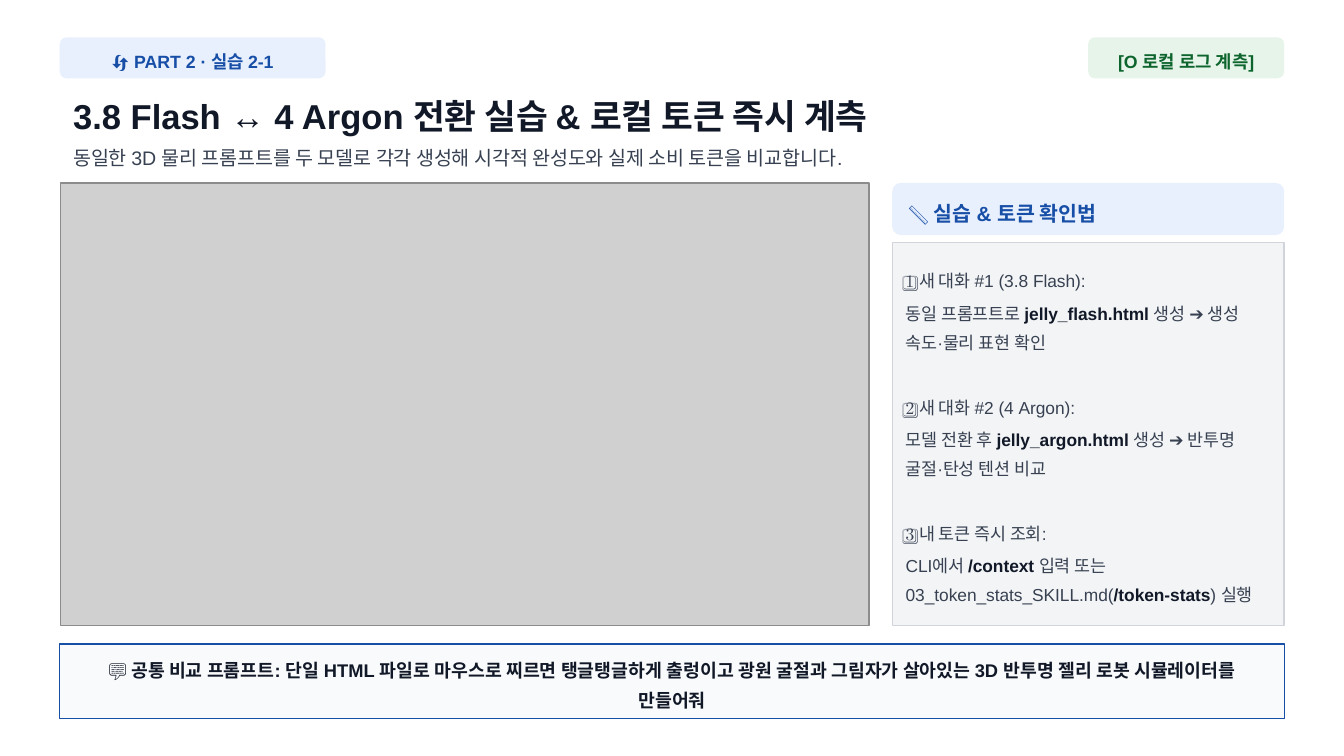
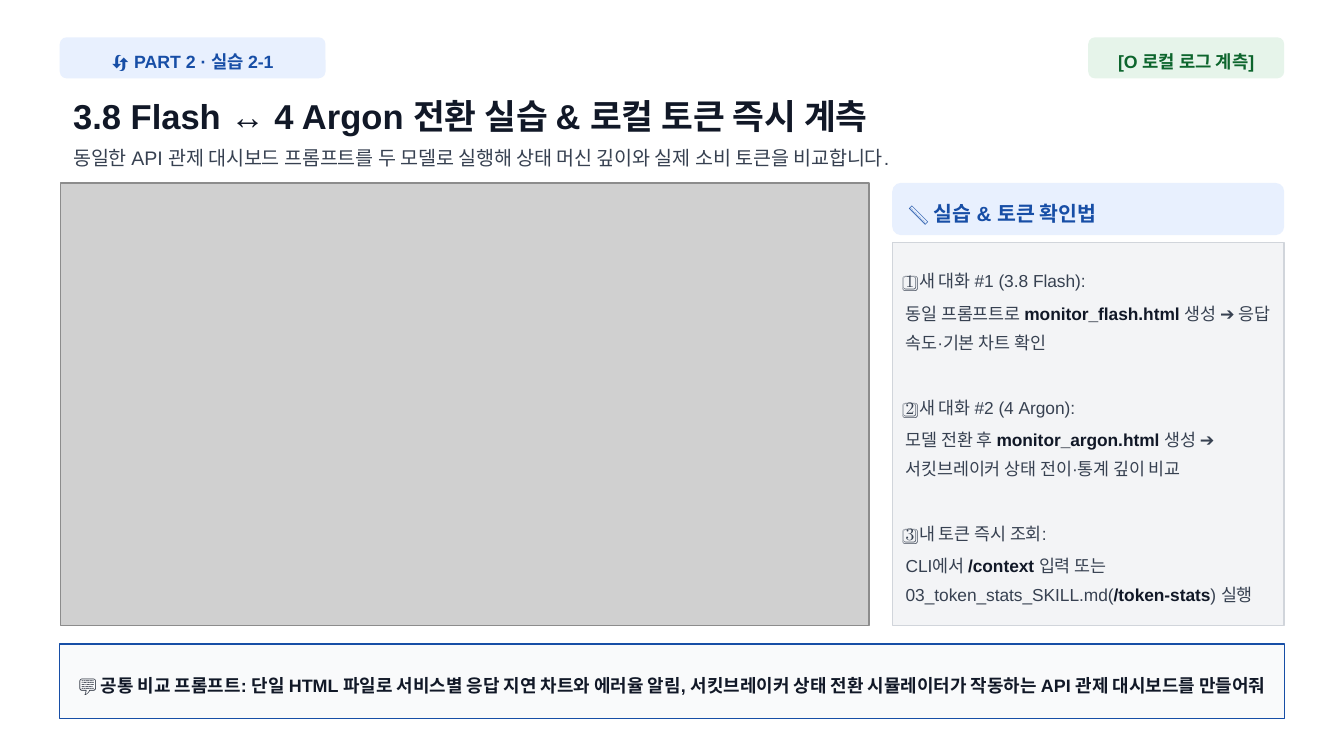
Before and after one commit to gorock-afk/antigravity_dev_handson_lab, a slide deck: slide 11 of AGY_Dev_Workshop_Slides.pptx. Drawn at 1344x756 pixels with LibreOffice and Linux fonts; fonts in the diff are those of the drawing; grey boxes stand for pictures. Boxes give left, top, right and bottom in pixels: in the first picture for what was removed or moved away, otherwise in the second. Text is boxed around its words. In the diff, an @@ line names an element or a change of style, - is before the commit and + after.

Commit message:
Update Antigravity & Gemini 4 Argon hands-on workshop portal

```diff
--- a/AGY_Dev_Workshop_Slides.pptx
+++ b/AGY_Dev_Workshop_Slides.pptx
@@ text at box(73, 148, 889, 167): text changed @@
-동일한 3D 물리 프롬프트를 두 모델로 각각 생성해 시각적 완성도와 실제 소비 토큰을 비교합니다.
+동일한 API 관제 대시보드 프롬프트를 두 모델로 실행해 상태 머신 깊이와 실제 소비 토큰을 비교합니다.
@@ text in rectangle at box(906, 305, 1270, 351): text changed @@
-동일 프롬프트로 jelly_flash.html 생성 ➔ 생성 속도·물리 표현 확인
+동일 프롬프트로 monitor_flash.html 생성 ➔ 응답 속도·기본 차트 확인
@@ text in rectangle at box(906, 431, 1196, 477): text changed @@
-모델 전환 후 jelly_argon.html 생성 ➔ 반투명 굴절·탄성 텐션 비교
+모델 전환 후 monitor_argon.html 생성 ➔ 서킷브레이커 상태 전이·통계 깊이 비교
@@ text in rectangle at box(101, 677, 1265, 695): text changed; size 9.8 to 9.6 pt @@
-💬 공통 비교 프롬프트: 단일 HTML 파일로 마우스로 찌르면 탱글탱글하게 출렁이고 광원 굴절과 그림자가 살아있는 3D 반투명 젤리 로봇 시뮬레이터를 만들어줘
+💬 공통 비교 프롬프트: 단일 HTML 파일로 서비스별 응답 지연 차트와 에러율 알림, 서킷브레이커 상태 전환 시뮬레이터가 작동하는 API 관제 대시보드를 만들어줘
```
Also in this commit, not shown: 7 other slides changed, 1 other file.
